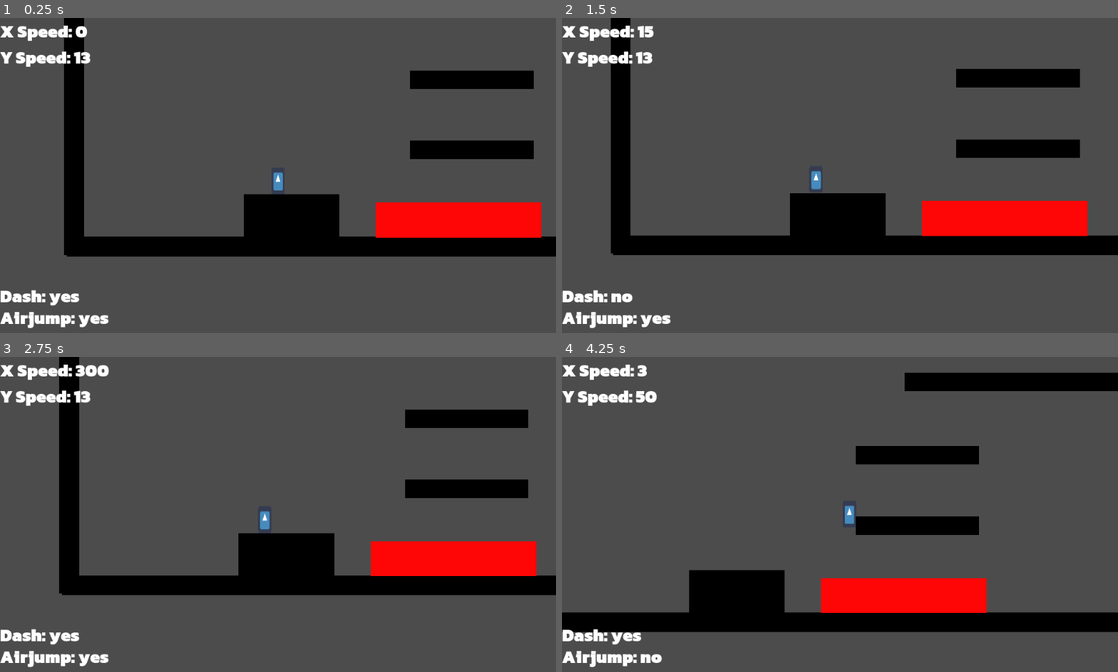
Above: before the commit, frames 1-4 (two rows, left to right).
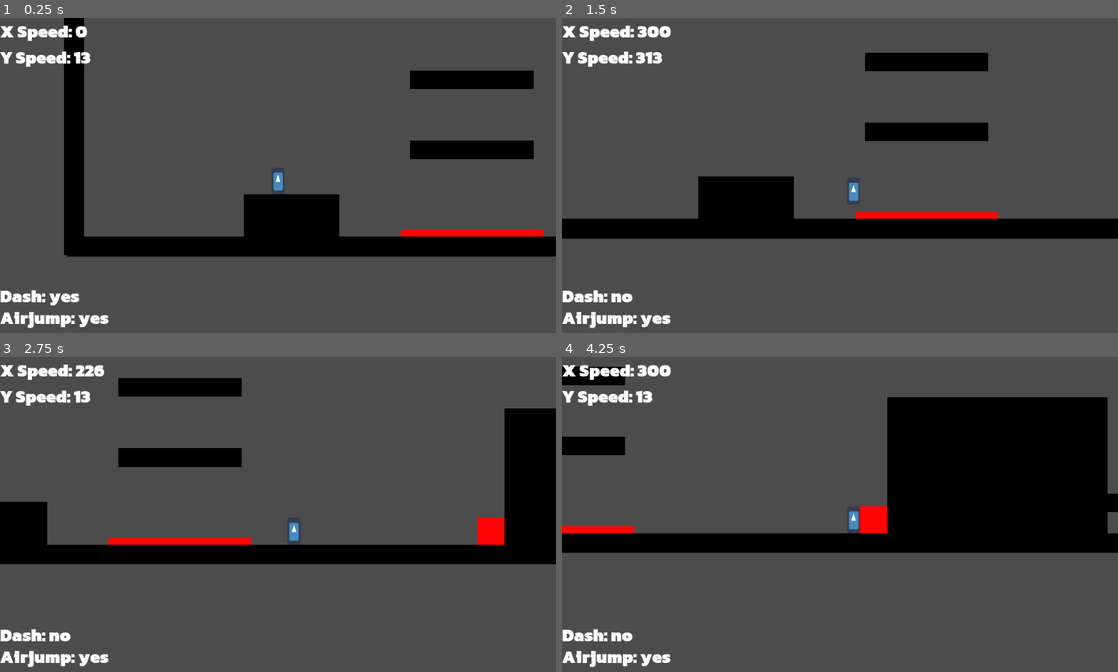
Above: after the commit, the same moments.

Repository: Project-Movement/Project-Movement
Game: Godot game, scene res://Scenes/TestLevel.tscn
Same seed, same stepped clock (60 frames per second), same inputs: the game is played once before the commit and once after it. The engine's default icon, where the game draws it, is replaced by a stand-in: a white triangle on a blue panel in a dark square.
Inputs (mouse positions are in pixels of both pictures, inside the frame that each line leads up to):
- Up to frame 1 (0.25 s): no input
- Up to frame 2 (1.5 s): tap Enter at 0.5 s; move the mouse to (962, 162) at 0.52 s; hold D (right) from 0.53 s (still down); tap Shift (dash) at 0.6, 1.35 s; tap W (airjump) at 0.77 s; move the mouse to (728, 197) at 1.27 s
- Up to frame 3 (2.75 s): tap W (airjump) at 1.52 s; move the mouse to (333, 448) at 2.02 s; release D (right) at 2.03 s; hold A (left) from 2.03 s (still down); tap Shift (dash) at 2.1 s
- Up to frame 4 (4.25 s): move the mouse to (812, 583) at 2.77 s; release A (left) at 2.78 s; hold D (right) from 2.78 s (still down); tap Shift (dash) at 2.85, 3.6 s; tap W (airjump) at 3.02, 3.77 s; move the mouse to (1006, 568) at 3.52 s

The runs differ from the first frame. In frame 1, 2.9% of the frame differs, in the area x 67-98%, y 58-70%; in frame 2, 22%; in frame 3, 26%; in frame 4, 39%, in the area x 0-100%, y 2-99%.

Commit message:
killzone test level edits

Diff:
--- a/Scenes/TestLevel.tscn
+++ b/Scenes/TestLevel.tscn
@@ -82,7 +82,13 @@
 scale = Vector2( 11.4521, 6.15382 )
 
 [node name="KillZone" parent="." instance=ExtResource( 3 )]
-position = Vector2( 872, 464 )
-scale = Vector2( 19.8152, 4.21345 )
+position = Vector2( 904, 496 )
+scale = Vector2( -17.029, -0.827618 )
+
+[node name="KillZone2" parent="." instance=ExtResource( 3 )]
+position = Vector2( 1648, 472 )
+rotation = 1.57079
+scale = Vector2( 3.23217, -3.2639 )
 
 [connection signal="body_entered" from="KillZone" to="PlayerSpawner" method="_on_KillZone_body_entered"]
+[connection signal="body_entered" from="KillZone2" to="PlayerSpawner" method="_on_KillZone_body_entered"]
